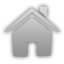
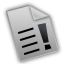
The second 64 × 64 image is a revision of the first. Changes to its layers:
added group "logging" with 7 layers above "Volume" over (x1=6, y1=5, x2=59, y2=62)
added layer "Rectangle 1 copy 3" in group "logging" over (x1=24, y1=48, x2=40, y2=55)
added layer "Rectangle 1 copy 2" in group "logging" over (x1=22, y1=41, x2=38, y2=48)
added layer "Rectangle 1 copy" in group "logging" over (x1=20, y1=34, x2=36, y2=41)
added layer "Rectangle 1" in group "logging" over (x1=18, y1=27, x2=34, y2=34)
added layer "Shape 19" in group "logging" over (x1=37, y1=23, x2=52, y2=50)
added layer "Shape 18 copy" in group "logging" over (x1=29, y1=5, x2=50, y2=20)
added layer "Shape 18" in group "logging" over (x1=6, y1=5, x2=59, y2=62)
hid "home" over (x1=3, y1=6, x2=61, y2=57)
